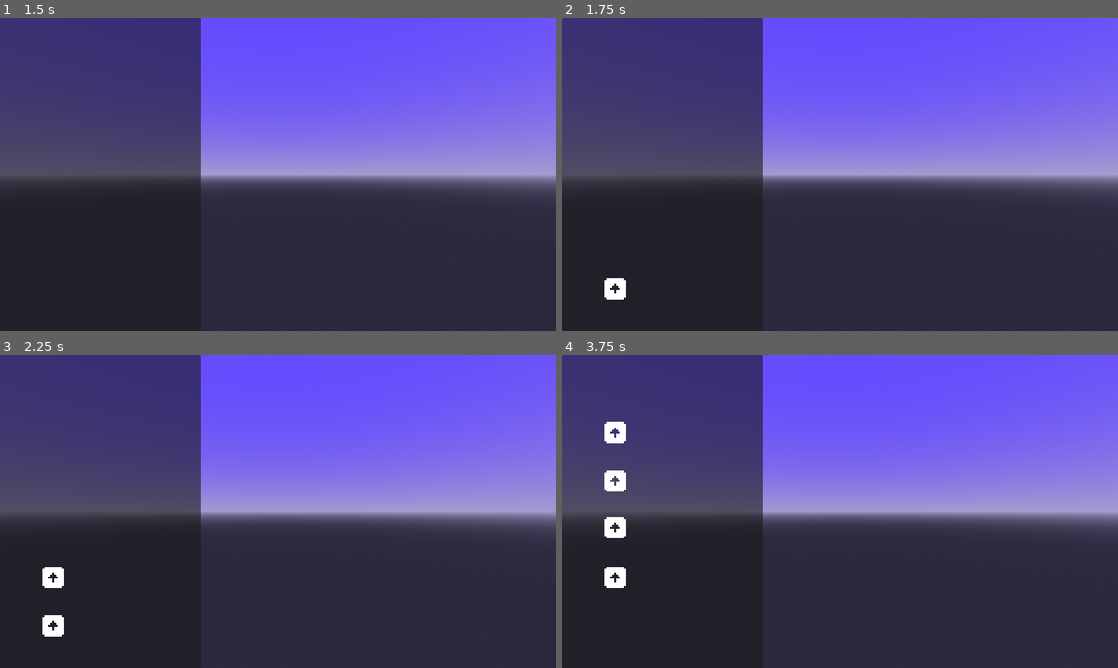
Above: before the commit, frames 1-4 (two rows, left to right).
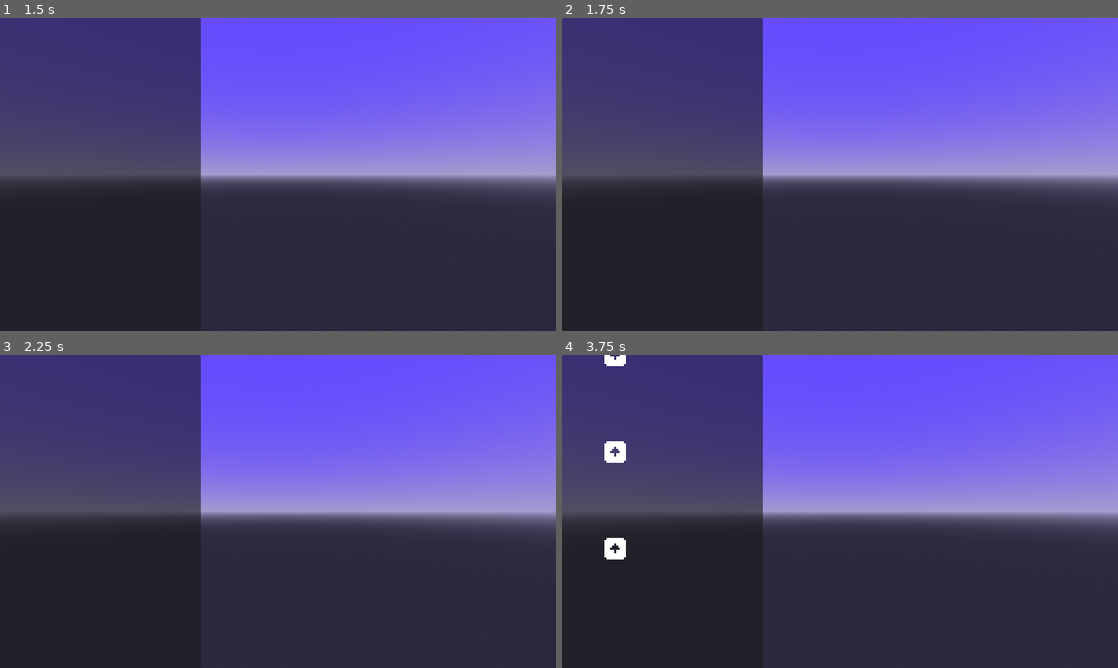
Above: after the commit, the same moments.

Repository: Yngwarr/ludum-dare-55
Game: Godot game, scene res://scenes/MainMenu.tscn
Same seed, same stepped clock (60 frames per second), same inputs: the game is played once before the commit and once after it. The engine's default icon, where the game draws it, is replaced by a stand-in: a white triangle on a blue panel in a dark square.
Inputs:
- Up to frame 1 (1.5 s): click "Start" at 0.5 s; tap Enter at 1.25 s
- Up to frame 2 (1.75 s): no input
- Up to frame 3 (2.25 s): no input
- Up to frame 4 (3.75 s): no input

Frame 1 is identical in both runs. In frame 2, 0.2% of the frame differs, in the area x 7-12%, y 83-90%; in frame 3, 0.5%; in frame 4, 1.5%, in the area x 7-12%, y 0-75%.

Commit message:
jump to the rhythm as far as you can go

Diff:
--- a/scenes/Game.tscn
+++ b/scenes/Game.tscn
@@ -42,12 +42,14 @@
 pause_ctl = NodePath("Pause")
 pause_menu = NodePath("PauseMenu")
 
-[node name="MelodyController" type="Node" parent="." node_paths=PackedStringArray("spawn_points", "prompt_container")]
+[node name="MelodyController" type="Node" parent="." node_paths=PackedStringArray("spawn_points", "prompt_container", "spawn_marker", "catch_marker")]
 script = ExtResource("2_x7p76")
 spawn_points = [NodePath("../HUD/Panel/Spawn"), NodePath("../HUD/Panel/Spawn2"), NodePath("../HUD/Panel/Spawn3"), NodePath("../HUD/Panel/Spawn4")]
 prompt_container = NodePath("../HUD/Panel")
 prompt_scene = ExtResource("2_mk5hc")
 song_path = "res://songs/song.json"
+spawn_marker = NodePath("../HUD/Panel/Spawn")
+catch_marker = NodePath("../HUD/Panel/PromptCatcher")
 
 [node name="StartTimer" type="Timer" parent="MelodyController"]
 one_shot = true
--- a/src/MelodyController.gd
+++ b/src/MelodyController.gd
@@ -5,19 +5,44 @@
 @export var prompt_container: Control
 @export var prompt_scene: PackedScene
 @export_file("*.json") var song_path: String
+@export var spawn_marker: Node2D
+@export var catch_marker: Node2D
 
-@onready var start_timer: Timer = $StartTimer
 @onready var music: AudioStreamPlayer = $Music
 
+var prompt_speed := 400
+var start_delay: float
+
 var running := false
-var progress: float = 0
+var music_playing := false
+var progress: float = -3.0
 var cursor: int = 0
 var notes
 
 func _ready() -> void:
     notes = prepare_song(song_path)
-    start_timer.timeout.connect(play)
-    start_timer.start()
+    start_delay = abs(spawn_marker.position.y - catch_marker.position.y) / prompt_speed
+
+    play()
+
+func _physics_process(delta: float) -> void:
+    if !running:
+        return
+
+    progress += delta
+
+    if !music_playing and progress >= 0:
+        music_playing = true
+        music.play()
+
+    if cursor >= len(notes):
+        return
+
+    if progress < notes[cursor]["time"] - start_delay:
+        return
+
+    cursor += 1
+    spawn_prompt(0)
 
 func prepare_song(path: String) -> Variant:
     var file := FileAccess.open(path, FileAccess.READ)
@@ -27,25 +52,10 @@
     return json["tracks"][0]["notes"]
 
 func play() -> void:
-    music.play()
     running = true
-
-func _physics_process(delta: float) -> void:
-    if !running:
-        return
-
-    progress += delta
-
-    if cursor >= len(notes):
-        return
-
-    if progress < notes[cursor]["time"]:
-        return
-
-    cursor += 1
-    spawn_prompt(0)
 
 func spawn_prompt(idx: int) -> void:
     var prompt = prompt_scene.instantiate()
+    prompt.pixels_per_second = prompt_speed
     prompt.position = spawn_points[idx].position
     prompt_container.add_child(prompt)
--- a/src/Prompt.gd
+++ b/src/Prompt.gd
@@ -1,5 +1,7 @@
 class_name Prompt
 extends Node2D
+
+var pixels_per_second := 200
 
 func _ready() -> void:
     add_to_group(&"prompt")
@@ -8,4 +10,4 @@
     if !visible:
         return
 
-    translate(Vector2.UP * delta * 200)
+    translate(Vector2.UP * delta * pixels_per_second)
Not shown, changed: sfx/music.ogg.import
